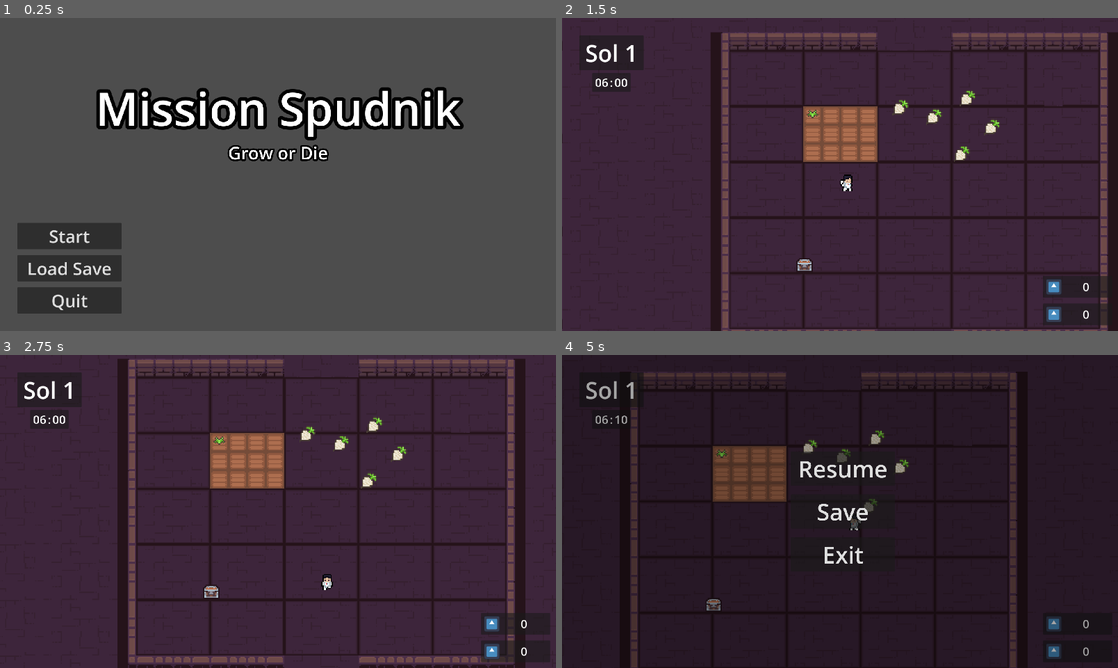
Above: before the commit, frames 1-4 (two rows, left to right).
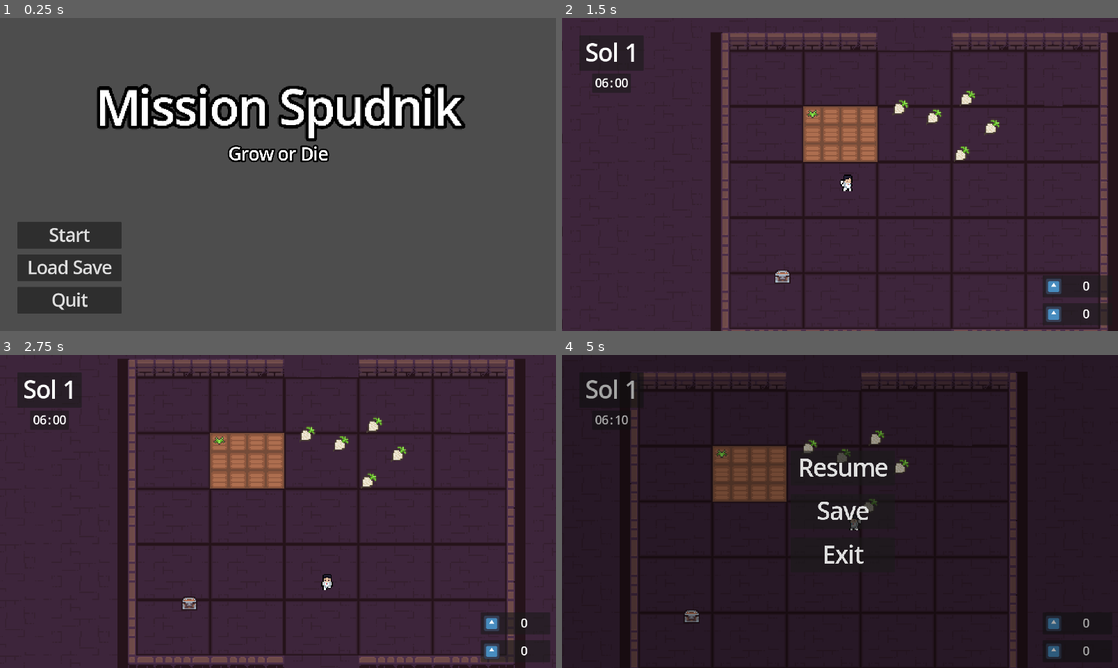
Above: after the commit, the same moments.

Repository: Saj-Hoque/MissionSpud
Game: Godot game, scene res://Menu/menu.tscn
Same seed, same stepped clock (60 frames per second), same inputs: the game is played once before the commit and once after it. The engine's default icon, where the game draws it, is replaced by a stand-in: a white triangle on a blue panel in a dark square.
Inputs (mouse positions are in pixels of both pictures, inside the frame that each line leads up to):
- Up to frame 1 (0.25 s): no input
- Up to frame 2 (1.5 s): click "Start" at 0.5 s; move the mouse to (812, 108) at 1.27 s; hold D (right) from 1.28 s (still down); hold E (interact) from 1.28 s (still down); click (812, 108) at 1.42 s
- Up to frame 3 (2.75 s): move the mouse to (266, 461) at 2.02 s; release D (right) at 2.03 s; release E (interact) at 2.03 s; hold S (down) from 2.03 s (still down); tap E (interact) at 2.1 s; click (266, 461) at 2.17 s
- Up to frame 4 (5 s): move the mouse to (817, 439) at 2.77 s; release S (down) at 2.78 s; hold D (right) 2.78-3.53 s; hold E (interact) 2.78-3.53 s; click (817, 439) at 2.85 s; move the mouse to (806, 414) at 3.52 s; hold W (up) 3.53-4.28 s; tap E (interact) at 3.6 s; click (806, 414) at 3.67 s; move the mouse to (723, 455) at 4.27 s; hold A (left) from 4.28 s (still down); hold E (interact) from 4.28 s (still down); click (723, 455) at 4.42 s; tap Escape (escape) at 4.9 s

The runs differ from the first frame. In frame 1, 4.3% of the frame differs, in the area x 3-84%, y 21-94%; in frame 2, 0.5%; in frame 3, 0.5%; in frame 4, 1.0%.

Commit message:
Add interaction manager for conflicting interactions

Diff:
--- /dev/null
+++ b/Interaction/Interaction_Area/interactionArea.gd
@@ -0,0 +1,15 @@
+extends Area2D
+class_name InteractionArea
+
+@export var action_name: String = "interact"
+
+var interact: Callable = func():
+	pass
+
+
+func _on_body_entered(body):
+	InteractionManager.register_area(self)
+
+
+func _on_body_exited(body):
+	InteractionManager.unregister_area(self)
--- /dev/null
+++ b/Interaction/Interaction_Area/interactionArea.tscn
@@ -0,0 +1,11 @@
+[gd_scene load_steps=2 format=3 uid="uid://dyt4xmt2ro7n2"]
+
+[ext_resource type="Script" path="res://Interaction/Interaction_Area/interactionArea.gd" id="1_0roe1"]
+
+[node name="interactionArea" type="Area2D"]
+collision_layer = 0
+collision_mask = 2
+script = ExtResource("1_0roe1")
+
+[connection signal="body_entered" from="." to="." method="_on_body_entered"]
+[connection signal="body_exited" from="." to="." method="_on_body_exited"]
--- /dev/null
+++ b/Interaction/interactionManager.gd
@@ -0,0 +1,43 @@
+extends Node2D
+
+@onready var player = get_tree().get_first_node_in_group("player")
+@onready var label = $Label
+
+const base_text = "[E] to "
+
+var active_areas = []
+var can_interact = true
+
+func register_area(area: InteractionArea):
+	active_areas.push_back(area)
+
+func unregister_area(area: InteractionArea):
+	var index = active_areas.find(area)
+	if index != -1:
+		active_areas.remove_at(index)
+
+func _process(delta):
+	if player == null:
+		player = get_tree().get_first_node_in_group("player")
+	if active_areas.size() > 0 && can_interact:
+		active_areas.sort_custom(_sort_by_distance_to_player)
+		label.text = base_text + active_areas[0].action_name
+		label.global_position = active_areas[0].global_position
+		label.global_position.y -= 36
+		label.global_position.x -= label.size.x / 2
+		label.show()
+	else:
+		label.hide()
+
+func _sort_by_distance_to_player(area1, area2):
+	var area1_to_player = player.global_position.distance_to(area1.global_position)
+	var area2_to_player = player.global_position.distance_to(area2.global_position)
+	return area1_to_player < area2_to_player
+
+func _input(event):
+	if event.is_action_pressed("interact") && can_interact:
+		if active_areas.size() > 0:
+			can_interact = false
+			label.hide()
+			await active_areas[0].interact.call()
+			can_interact = true
--- /dev/null
+++ b/Interaction/interactionManager.tscn
@@ -0,0 +1,25 @@
+[gd_scene load_steps=3 format=3 uid="uid://b4epah6uygfl3"]
+
+[ext_resource type="Script" path="res://Interaction/interactionManager.gd" id="1_hsf13"]
+
+[sub_resource type="SystemFont" id="SystemFont_j6tgu"]
+font_names = PackedStringArray("Impact")
+multichannel_signed_distance_field = true
+
+[node name="interactionManager" type="Node2D"]
+script = ExtResource("1_hsf13")
+
+[node name="Label" type="Label" parent="."]
+z_index = 10
+anchors_preset = 5
+anchor_left = 0.5
+anchor_right = 0.5
+offset_left = -62.5
+offset_right = 62.5
+offset_bottom = 23.0
+grow_horizontal = 2
+theme_override_fonts/font = SubResource("SystemFont_j6tgu")
+theme_override_font_sizes/font_size = 8
+text = "[E] TO INTERACT"
+horizontal_alignment = 1
+vertical_alignment = 1
--- /dev/null
+++ b/Items/workbench.gd
@@ -0,0 +1,18 @@
+extends StaticBody2D
+
+@onready var player = get_tree().get_first_node_in_group("player")
+@onready var shop = get_node("/root/world/shop")
+@onready var interactionArea = $interactionArea
+
+func _ready():
+	interactionArea.interact = Callable(self, "_on_interact")
+
+func _on_interact():
+	if not shop.visible:
+		shop.open_shop()
+	else:
+		shop.close_shop()
+
+func _on_interaction_area_body_exited(body):
+	if shop.visible:
+		shop.close_shop()
--- a/workbench.tscn
+++ b/Items/workbench.tscn
@@ -1,7 +1,8 @@
-[gd_scene load_steps=7 format=3 uid="uid://drf4le7he70xx"]
+[gd_scene load_steps=8 format=3 uid="uid://drf4le7he70xx"]
 
-[ext_resource type="Script" path="res://workbench.gd" id="1_3w5g3"]
+[ext_resource type="Script" path="res://Items/workbench.gd" id="1_3w5g3"]
 [ext_resource type="Texture2D" uid="uid://c6r5s3ier17mg" path="res://2D Pixel Dungeon Asset Pack/character and tileset/Dungeon_Tileset.png" id="1_nipau"]
+[ext_resource type="PackedScene" uid="uid://dyt4xmt2ro7n2" path="res://Interaction/Interaction_Area/interactionArea.tscn" id="3_grh7k"]
 
 [sub_resource type="AtlasTexture" id="AtlasTexture_kquu0"]
 atlas = ExtResource("1_nipau")
@@ -21,8 +22,8 @@
 [sub_resource type="RectangleShape2D" id="RectangleShape2D_hmwg3"]
 size = Vector2(12, 6)
 
-[sub_resource type="CircleShape2D" id="CircleShape2D_gqtuc"]
-radius = 26.0
+[sub_resource type="CircleShape2D" id="CircleShape2D_i2fyy"]
+radius = 39.0
 
 [node name="workbench" type="StaticBody2D"]
 collision_layer = 8
@@ -36,11 +37,9 @@
 position = Vector2(0, 2)
 shape = SubResource("RectangleShape2D_hmwg3")
 
-[node name="range" type="Area2D" parent="."]
-collision_layer = 8
-collision_mask = 2
+[node name="interactionArea" parent="." instance=ExtResource("3_grh7k")]
 
-[node name="CollisionShape2D" type="CollisionShape2D" parent="range"]
-shape = SubResource("CircleShape2D_gqtuc")
+[node name="CollisionShape2D" type="CollisionShape2D" parent="interactionArea"]
+shape = SubResource("CircleShape2D_i2fyy")
 
-[connection signal="body_exited" from="range" to="." method="_on_range_body_exited"]
+[connection signal="body_exited" from="interactionArea" to="." method="_on_interaction_area_body_exited"]
--- a/Menu/PauseCanvas.gd
+++ b/Menu/PauseCanvas.gd
@@ -1,9 +1,4 @@
 extends CanvasLayer
-
-
-# Called when the node enters the scene tree for the first time.
-func _ready():
-	pass
 
 func _input(event):
 	if event.is_action_pressed("escape") and get_tree().current_scene.name != "menu":
--- a/shop.tscn
+++ b/UI/shop.tscn
@@ -1,9 +1,10 @@
 [gd_scene load_steps=3 format=3 uid="uid://xqlx26ht07gn"]
 
-[ext_resource type="Script" path="res://shop.gd" id="1_uw1f8"]
+[ext_resource type="Script" path="res://UI/shop.gd" id="1_uw1f8"]
 
 [sub_resource type="SystemFont" id="SystemFont_810cx"]
 font_names = PackedStringArray("Impact")
+subpixel_positioning = 0
 
 [node name="shop" type="CanvasLayer"]
 script = ExtResource("1_uw1f8")
--- /dev/null
+++ b/UI/time_system.tscn
@@ -0,0 +1,6 @@
+[gd_scene load_steps=2 format=3 uid="uid://cmvypxk38jfwm"]
+
+[ext_resource type="Script" path="res://UI/timeSystem.gd" id="1_enwtf"]
+
+[node name="timeSystem" type="Node2D"]
+script = ExtResource("1_enwtf")
--- a/World/time_system.tscn
+++ /dev/null
@@ -1,6 +0,0 @@
-[gd_scene load_steps=2 format=3 uid="uid://cmvypxk38jfwm"]
-
-[ext_resource type="Script" path="res://World/timeSystem.gd" id="1_dgi5l"]
-
-[node name="timeSystem" type="Node2D"]
-script = ExtResource("1_dgi5l")
--- a/World/world.tscn
+++ b/World/world.tscn
@@ -3,13 +3,13 @@
 [ext_resource type="Script" path="res://World/world.gd" id="1_2hjtr"]
 [ext_resource type="Texture2D" uid="uid://c6r5s3ier17mg" path="res://2D Pixel Dungeon Asset Pack/character and tileset/Dungeon_Tileset.png" id="1_nikri"]
 [ext_resource type="PackedScene" uid="uid://cwjgbr46fplpk" path="res://Player/player.tscn" id="2_3crqb"]
-[ext_resource type="Script" path="res://World/UI.gd" id="2_8kypo"]
+[ext_resource type="Script" path="res://UI/UI.gd" id="2_8kypo"]
 [ext_resource type="Texture2D" uid="uid://daypfjk1qk35d" path="res://icon.svg" id="2_ax6na"]
-[ext_resource type="PackedScene" uid="uid://xqlx26ht07gn" path="res://shop.tscn" id="4_w5dgs"]
+[ext_resource type="PackedScene" uid="uid://xqlx26ht07gn" path="res://UI/shop.tscn" id="4_w5dgs"]
 [ext_resource type="PackedScene" uid="uid://c2w1y1o2ytso2" path="res://Planting/plot.tscn" id="4_x37oa"]
 [ext_resource type="PackedScene" uid="uid://cvw37g4bvtwas" path="res://Resources/potato.tscn" id="6_1nlxy"]
 [ext_resource type="PackedScene" uid="uid://dvxd414fn2c67" path="res://Resources/scrap.tscn" id="6_wvjoc"]
-[ext_resource type="PackedScene" uid="uid://drf4le7he70xx" path="res://workbench.tscn" id="9_u78r3"]
+[ext_resource type="PackedScene" uid="uid://drf4le7he70xx" path="res://Items/workbench.tscn" id="9_u78r3"]
 
 [sub_resource type="SystemFont" id="SystemFont_vc7es"]
 font_names = PackedStringArray("Impact")
@@ -569,7 +569,7 @@
 [node name="workbench" parent="." instance=ExtResource("9_u78r3")]
 z_index = 4
 y_sort_enabled = true
-position = Vector2(33, 169)
+position = Vector2(14, 179)
 
 [node name="player" parent="." instance=ExtResource("2_3crqb")]
 z_index = 4
--- a/project.godot
+++ b/project.godot
@@ -19,7 +19,8 @@
 
 Global="*res://World/global.gd"
 PauseCanvas="*res://Menu/pause_canvas.tscn"
-TimeSystem="*res://World/time_system.tscn"
+TimeSystem="*res://UI/time_system.tscn"
+InteractionManager="*res://Interaction/interactionManager.tscn"
 
 [display]
 
@@ -28,6 +29,10 @@
 window/size/mode=3
 window/stretch/mode="viewport"
 window/vsync/vsync_mode=0
+
+[gui]
+
+theme/default_font_multichannel_signed_distance_field=true
 
 [input]
 
--- a/workbench.gd
+++ /dev/null
@@ -1,18 +0,0 @@
-extends StaticBody2D
-
-@onready var player = get_tree().get_first_node_in_group("player")
-@onready var shop = get_node("/root/world/shop")
-
-# Called when the node enters the scene tree for the first time.
-func _ready():
-	pass # Replace with function body.
-
-func _input(event):
-	if event.is_action_pressed("interact") && not shop.visible:
-		if $range.has_overlapping_bodies():
-			shop.open_shop()
-	elif event.is_action_pressed("interact") && shop.visible:
-		shop.close_shop()
-
-func _on_range_body_exited(body):
-	shop.close_shop()
Renamed: World/UI.gd -> UI/UI.gd
Renamed: shop.gd -> UI/shop.gd
Renamed: World/timeSystem.gd -> UI/timeSystem.gd
